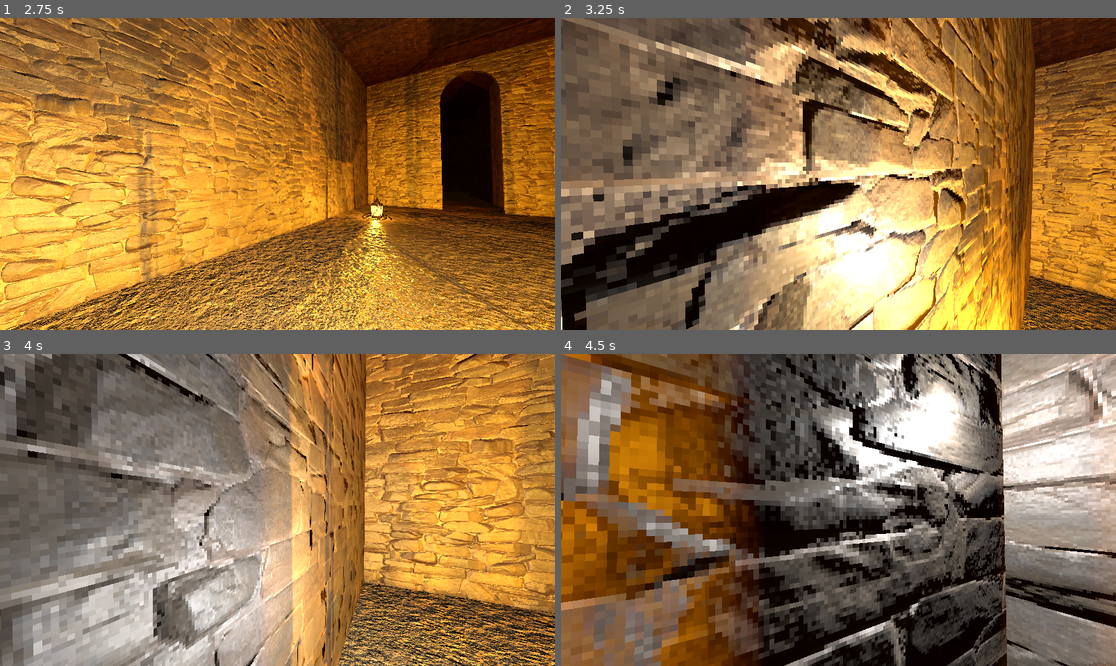
Above: before the commit, frames 1-4 (two rows, left to right).
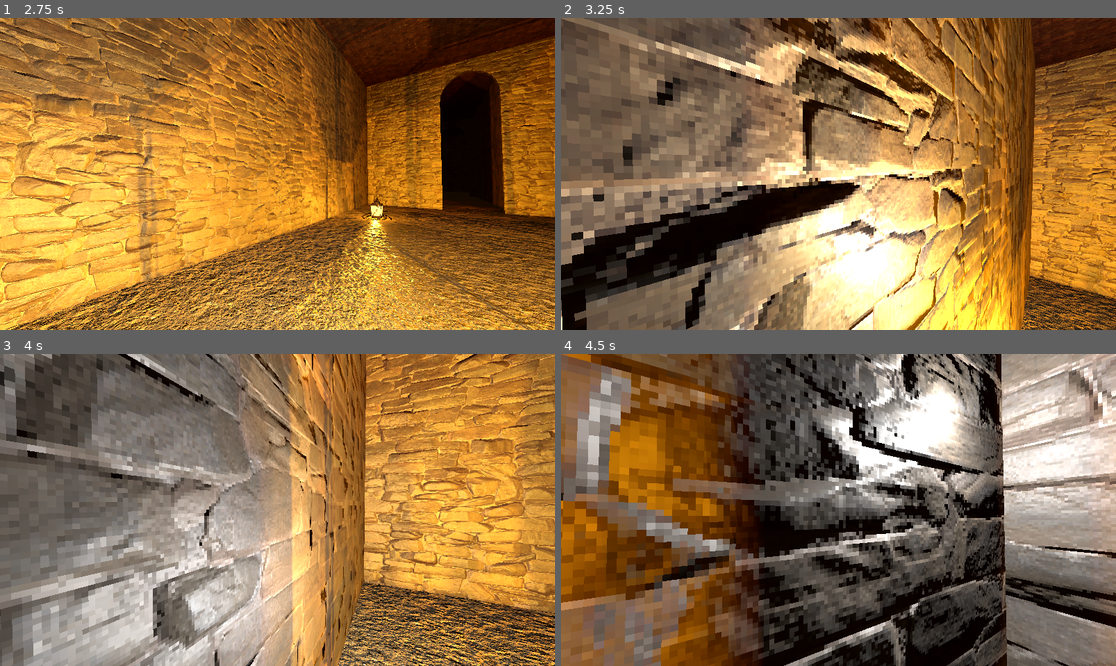
Above: after the commit, the same moments.

Repository: L-Moriniere/3D-game-test
Game: Godot game, scene res://Scenes/TestScene.tscn
The game is run twice, just before and just after one commit, with the same random seed, the same clock (stepped at 60 frames per second) and the same inputs.
Inputs (mouse positions are in pixels of both pictures, inside the frame that each line leads up to):
- Up to frame 1 (2.75 s): tap Enter (ui_accept) at 0.5, 0.77, 1.52 s; move the mouse to (305, 174) at 0.52 s; hold E (Interact) 0.53-1.28 s; hold W (MoveForward) from 0.53 s (still down); move the mouse to (249, 174) at 1.27 s; tap Ctrl (Crouch) at 1.35 s; tap E (Interact) at 1.55 s; move the mouse to (288, 167) at 2.02 s; hold E (Interact) from 2.03 s (still down); tap F (Flashlight) at 2.1 s
- Up to frame 2 (3.25 s): keep holding W (MoveForward); move the mouse to (832, 180) at 2.77 s; release E (Interact) at 2.78 s; tap E (Interact) at 2.85 s; tap Enter (ui_accept) at 3.02 s
- Up to frame 3 (4 s): keep holding W (MoveForward); move the mouse to (316, 513) at 3.52 s; hold E (Interact) from 3.53 s (still down); tap Enter (ui_accept) at 3.77 s
- Up to frame 4 (4.5 s): keep holding W (MoveForward); move the mouse to (794, 506) at 4.27 s; release E (Interact) at 4.28 s; tap Ctrl (Crouch) at 4.35 s

Frame 1 is identical in both runs. In frame 2, less than 0.1% of the frame differs, in the area x 0-99%, y 0-100%; in frame 3, 0.2%; in frame 4, 0.5%, in the area x 0-100%, y 0-100%.

Commit message:
modele porte

Diff:
--- /dev/null
+++ b/Scenes/Door.tscn
@@ -0,0 +1,33 @@
+[gd_scene load_steps=6 format=3 uid="uid://bc7x4wyxclnv3"]
+
+[ext_resource type="PackedScene" uid="uid://bphbcbja2siyf" path="res://Models/door.glb" id="1_2rtfb"]
+[ext_resource type="Script" path="res://Scripts/Door.gd" id="1_rm46h"]
+[ext_resource type="PackedScene" uid="uid://ft81uo6qvpnt" path="res://System/Interaction/Interactable.tscn" id="2_7ofxb"]
+
+[sub_resource type="BoxShape3D" id="BoxShape3D_nt5l1"]
+size = Vector3(0.128723, 1.06832, 0.523178)
+
+[sub_resource type="BoxShape3D" id="BoxShape3D_mek5i"]
+size = Vector3(0.128723, 1.06832, 0.523178)
+
+[node name="Door" type="Area3D"]
+script = ExtResource("1_rm46h")
+
+[node name="CollisionShape3D" type="CollisionShape3D" parent="."]
+transform = Transform3D(1, 0, 0, 0, 1, 0, 0, 0, 1, 0, 0.574332, 0)
+shape = SubResource("BoxShape3D_nt5l1")
+
+[node name="door" parent="." instance=ExtResource("1_2rtfb")]
+transform = Transform3D(0.2, 0, 0, 0, 0.2, 0, 0, 0, 0.2, 0, 0, 0)
+
+[node name="Interactable" parent="." instance=ExtResource("2_7ofxb")]
+
+[node name="CollisionShape3D" parent="Interactable" index="0"]
+transform = Transform3D(1, 0, 0, 0, 1, 0, 0, 0, 1, -3.05176e-05, 0.580692, 0.00693512)
+shape = SubResource("BoxShape3D_mek5i")
+
+[connection signal="focused" from="Interactable" to="." method="_on_interactable_focused"]
+[connection signal="interacted" from="Interactable" to="." method="_on_interactable_interacted"]
+[connection signal="unfocused" from="Interactable" to="." method="_on_interactable_unfocused"]
+
+[editable path="Interactable"]
--- a/Scenes/TestScene.tscn
+++ b/Scenes/TestScene.tscn
@@ -6,6 +6,7 @@
 [ext_resource type="PackedScene" uid="uid://cfs2ucf44y5og" path="res://Scenes/Lever.tscn" id="3_8212w"]
 [ext_resource type="PackedScene" uid="uid://cwyu2l34cd7ih" path="res://Scenes/Lantern.tscn" id="4_fmtge"]
 [ext_resource type="PackedScene" uid="uid://cmvvgc3bvb0ye" path="res://Scenes/Arch.tscn" id="6_1j0op"]
+[ext_resource type="PackedScene" uid="uid://bc7x4wyxclnv3" path="res://Scenes/Door.tscn" id="7_adyf1"]
 
 [sub_resource type="Environment" id="Environment_mh8f1"]
 background_mode = 1
@@ -52,4 +53,7 @@
 [node name="Arch" parent="." instance=ExtResource("6_1j0op")]
 transform = Transform3D(1, 0, 0, 0, 1, 0, 0, 0, 1, -1.00099, -0.487065, -3.87416)
 
+[node name="Door" parent="." instance=ExtResource("7_adyf1")]
+transform = Transform3D(1, 0, 0, 0, 1, 0, 0, 0, 1, 0, -0.199782, 5.34268)
+
 [editable path="DunGen"]
--- /dev/null
+++ b/Scripts/Door.gd
@@ -0,0 +1,23 @@
+extends Area3D
+
+
+# Called when the node enters the scene tree for the first time.
+func _ready():
+	pass # Replace with function body.
+
+
+# Called every frame. 'delta' is the elapsed time since the previous frame.
+func _process(delta):
+	pass
+
+
+func _on_interactable_focused(interactor):
+	pass # Replace with function body.
+
+
+func _on_interactable_interacted(interactor):
+	print("ok")
+
+
+func _on_interactable_unfocused(interactor):
+	pass # Replace with function body.
Binary file added: Models/door.glb
Not shown, added: Models/door.glb.import
Binary file added: Models/door_DoorUV.png
Not shown, added: Models/door_DoorUV.png.import
Not shown: 1 places in Scenes/TestScene.tscn that only renumber resources
